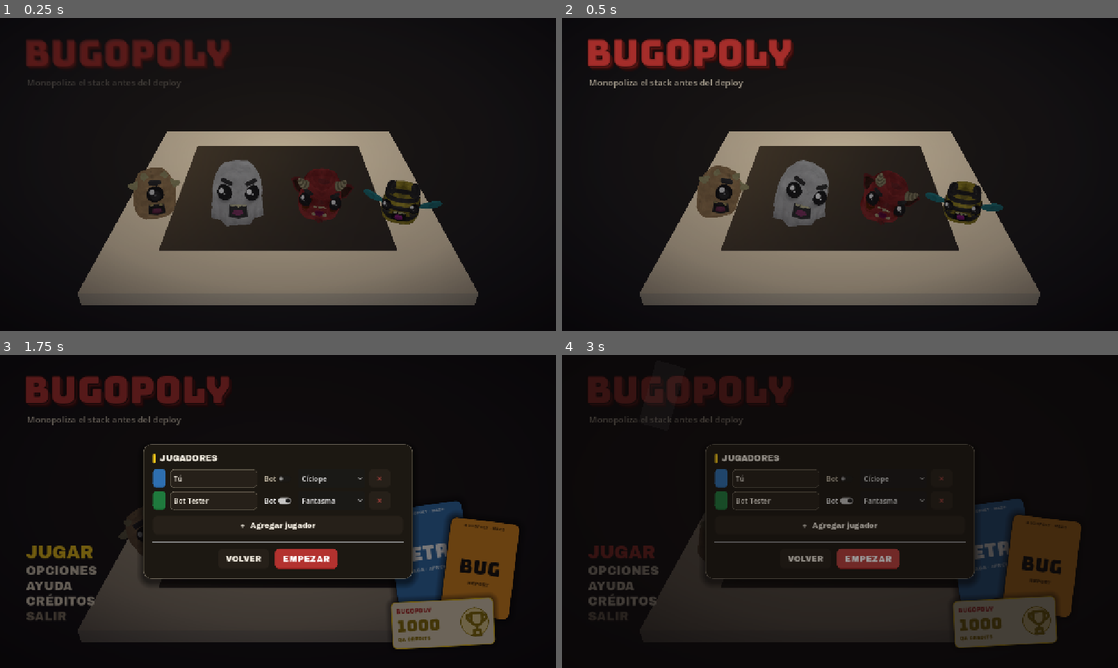
Above: before the commit, frames 1-4 (two rows, left to right).
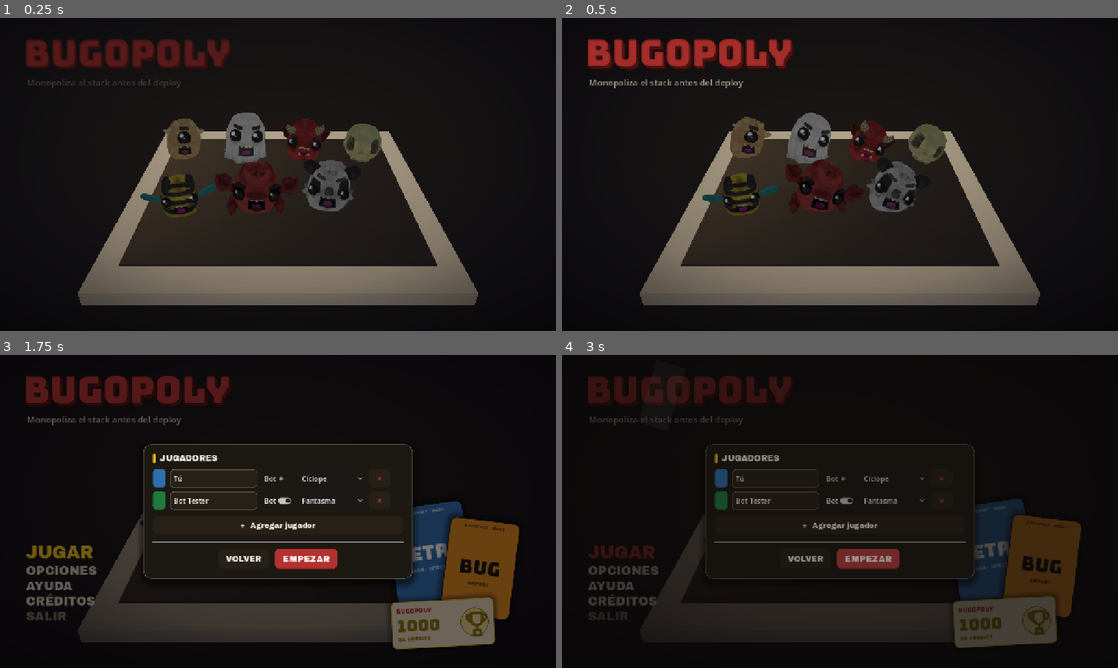
Above: after the commit, the same moments.

Repository: DiegoFernandoLojanTenesaca/BugOpoly
Game: Godot game, scene res://src/world/start_screen.tscn
Same seed, same stepped clock (60 frames per second), same inputs: the game is played once before the commit and once after it.
Inputs (mouse positions are in pixels of both pictures, inside the frame that each line leads up to):
- Up to frame 1 (0.25 s): no input
- Up to frame 2 (0.5 s): no input
- Up to frame 3 (1.75 s): move the mouse to (400, 495) at 0.52 s; click (400, 495) at 0.67 s; click "JUGAR" at 1.25 s
- Up to frame 4 (3 s): click "JUGAR" at 2 s; click "EMPEZAR" at 2.75 s

The runs differ from the first frame. In frame 1, 13% of the frame differs, in the area x 21-80%, y 30-80%; in frame 2, 13%; in frame 3, 2.9%; in frame 4, 1.9%.

Commit message:
Menú: 7 monstruos en dos filas (corridas a la izquierda) para llenar sin taparse con las cartas; centro oscuro más ancho

Diff:
--- a/src/world/start_screen.gd
+++ b/src/world/start_screen.gd
@@ -366,7 +366,7 @@
 	# centro oscuro + logo en la plataforma (que no quede blanca/plana)
 	var pcenter := MeshInstance3D.new()
 	var pcm := BoxMesh.new()
-	pcm.size = Vector3(4.7, 0.04, 4.7)
+	pcm.size = Vector3(6.0, 0.04, 5.6)
 	pcenter.mesh = pcm
 	pcenter.position = Vector3(0, 0.01, 0)
 	var pcmat := StandardMaterial3D.new()
@@ -376,11 +376,15 @@
 	vp.add_child(pcenter)
 	# monstruos bailando, mirando a la cámara (+Z al frente)
 	var bv := BoardView.new()
-	var names := ["cyclops", "ghost", "demon", "bee"]
-	var xs := [-2.7, -0.9, 0.9, 2.7]
-	for mi in names.size():
-		var pos := Vector3(xs[mi], 0, 1.1)
-		var m: Node3D = bv._load_piece_model(names[mi], Brand.RED, false, "dance")
+	# dos filas que llenan el tablero; corridas a la izquierda para no taparse con las cartas (derecha)
+	var mons := [
+		["cyclops", -2.6, -1.7], ["ghost", -0.9, -1.7], ["demon", 0.7, -1.7], ["skull", 2.3, -1.7],
+		["bee", -2.2, 0.9], ["crab", -0.5, 0.9], ["panda", 1.1, 0.9],
+	]
+	for mi in mons.size():
+		var d: Array = mons[mi]
+		var pos := Vector3(d[1], 0, d[2])
+		var m: Node3D = bv._load_piece_model(d[0], Brand.RED, false, "dance")
 		if m != null:
 			m.position = pos
 			m.rotation.y = atan2(-pos.x, 9.0 - pos.z)  # mira a la cámara
